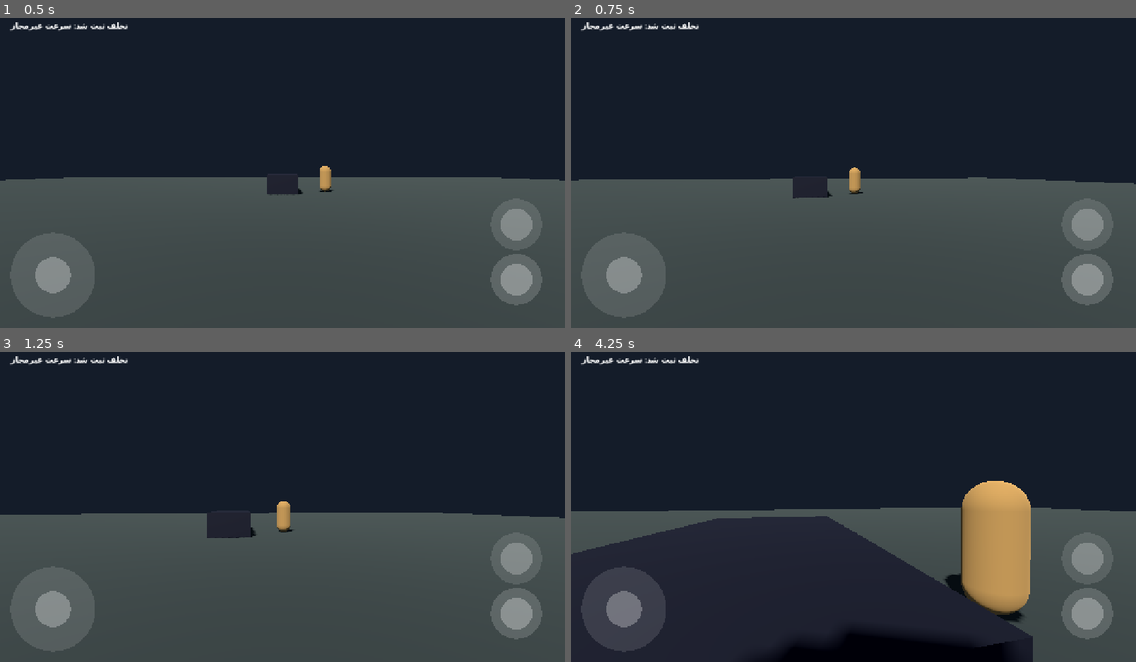
Above: before the commit, frames 1-4 (two rows, left to right).
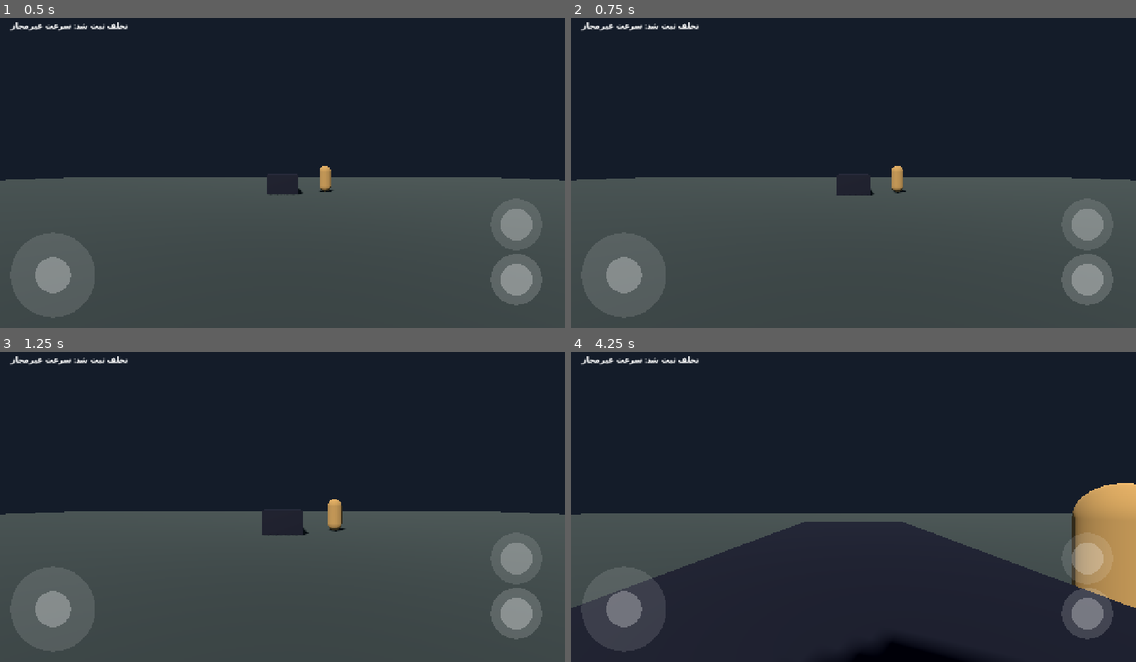
Above: after the commit, the same moments.

Repository: thedeverfankhajo-bot/PoliceSimulator3D
Game: Godot game, scene res://scenes/main/main.tscn
Two runs of this game, one before a commit and one after it. Both use one fixed random seed, a clock stepped at 60 frames per second and the inputs below.
Inputs (mouse positions are in pixels of both pictures, inside the frame that each line leads up to):
- Up to frame 1 (0.5 s): no input
- Up to frame 2 (0.75 s): tap Enter at 0.5 s; move the mouse to (881, 166) at 0.52 s; hold W (move_forward) from 0.53 s (still down); tap E (interact) at 0.6 s
- Up to frame 3 (1.25 s): keep holding W (move_forward)
- Up to frame 4 (4.25 s): keep holding W (move_forward); move the mouse to (825, 503) at 1.27 s; tap E (interact) every 0.75 s from 1.35 to 3.6 s; move the mouse to (864, 497) at 2.02 s; move the mouse to (847, 507) at 2.77 s; move the mouse to (893, 507) at 3.52 s

Frame 1 is identical in both runs. In frame 2, 1.5% of the frame differs, in the area x 1-100%, y 47-59%; in frame 3, 2.1%; in frame 4, 22%, in the area x 0-100%, y 41-100%.

Commit message:
fix(input): keep mouse visible on touch devices

Diff:
--- a/scripts/player/player_controller.gd
+++ b/scripts/player/player_controller.gd
@@ -25,7 +25,10 @@
 var _look_touch_id := -1
 
 func _ready() -> void:
-	Input.mouse_mode = Input.MOUSE_MODE_CAPTURED
+	if OS.has_feature("mobile") or DisplayServer.is_touchscreen_available():
+		Input.mouse_mode = Input.MOUSE_MODE_VISIBLE
+	else:
+		Input.mouse_mode = Input.MOUSE_MODE_CAPTURED
 	_saved_collision_layer = collision_layer
 	_saved_collision_mask = collision_mask
 	_saved_camera_pivot_position = camera_pivot.position
